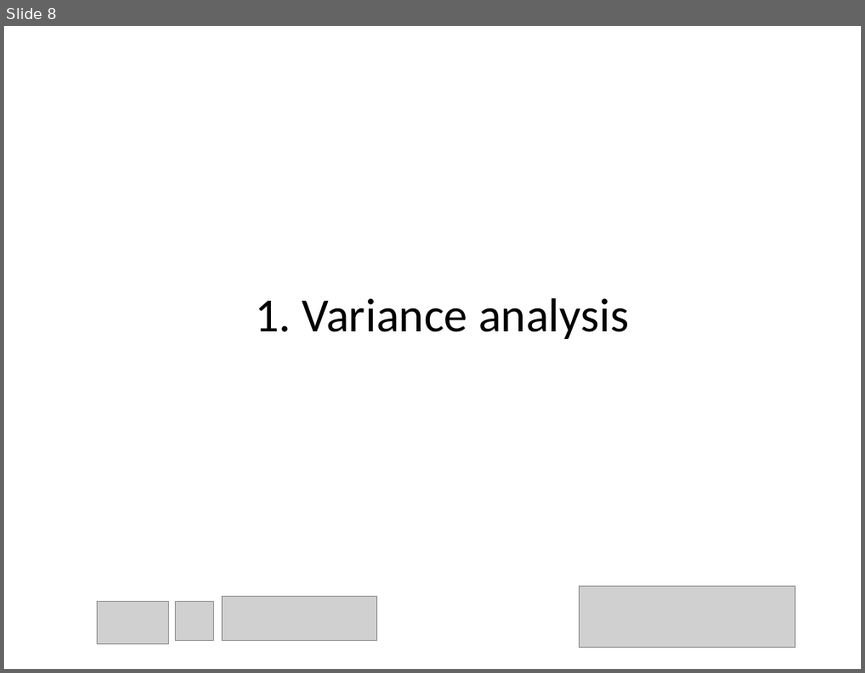
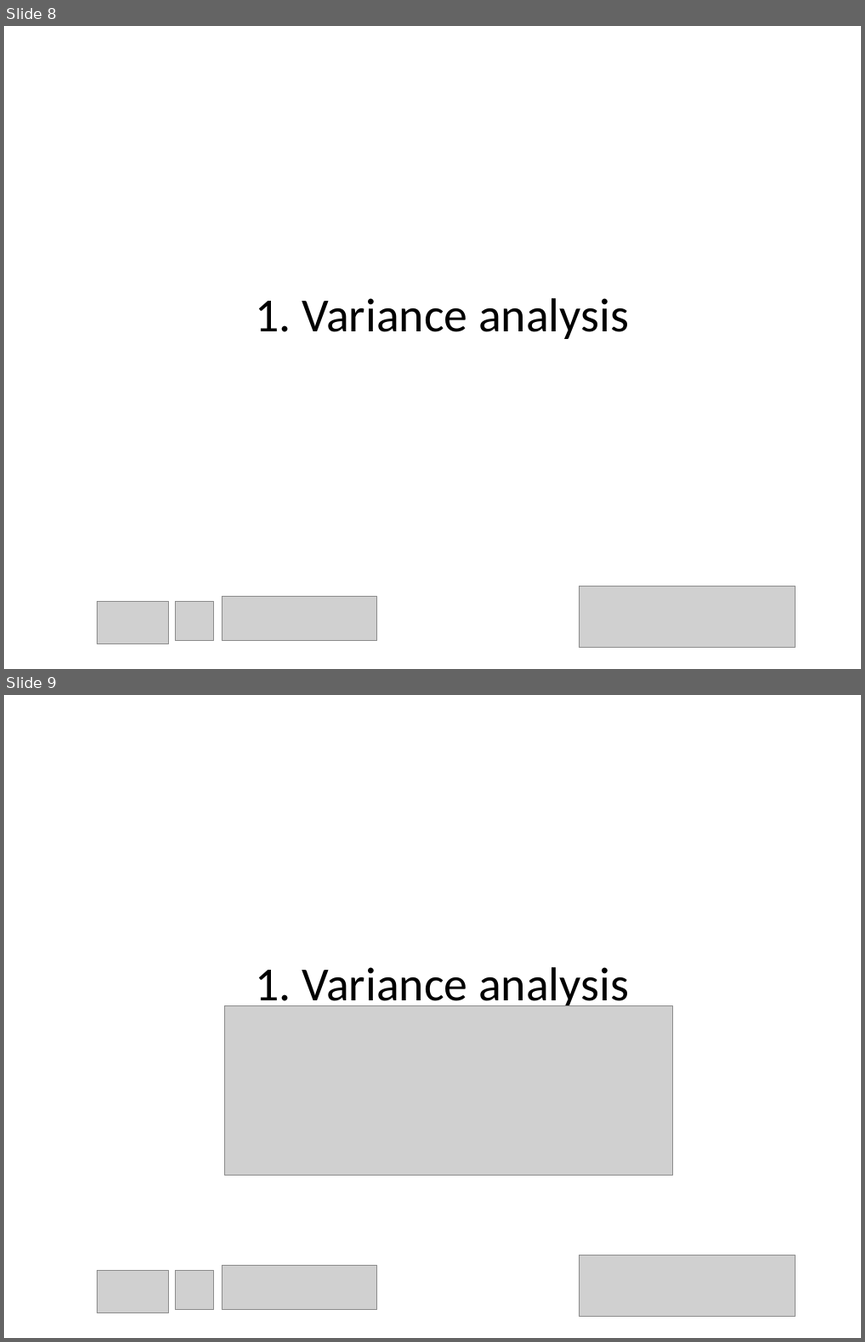
Before and after one commit to chartgerink/talks, a slide deck: 2015_2016/20160529 aps/how_to_detect_data_fab.odp. Shown one above the other, each under a label of ours: slide 8 before the commit, slides 8 and 9 after it. The pictures are 865x673 and 865x1342 pixels, drawn with LibreOffice and Linux fonts; fonts in the diff are those of the drawing; grey boxes stand for pictures. Boxes give left, top, right and bottom in pixels: in the first picture for what was removed or moved away, otherwise in the second. Text is boxed around its words. In the diff, an @@ line names an element or a change of style, - is before the commit and + after.

```diff
--- a/2015_2016/20160529 aps/how_to_detect_data_fab.odp
+++ b/2015_2016/20160529 aps/how_to_detect_data_fab.odp
@@ slide 9 added at (4, 695, 861, 1338), background #FFFFFF @@
@@ title added at (255, 967, 629, 1012), 44 pt, text #000000 @@
+1. Variance analysis
@@ picture added at (225, 1006, 673, 1175) @@
@@ picture added at (579, 1255, 794, 1316) @@
@@ picture added at (98, 1270, 169, 1313) @@
@@ picture added at (175, 1270, 214, 1310) @@
@@ picture added at (222, 1265, 377, 1310) @@
```
Also in this commit, not shown: 2 slides changed, 27 other slides added, 5 other files.
